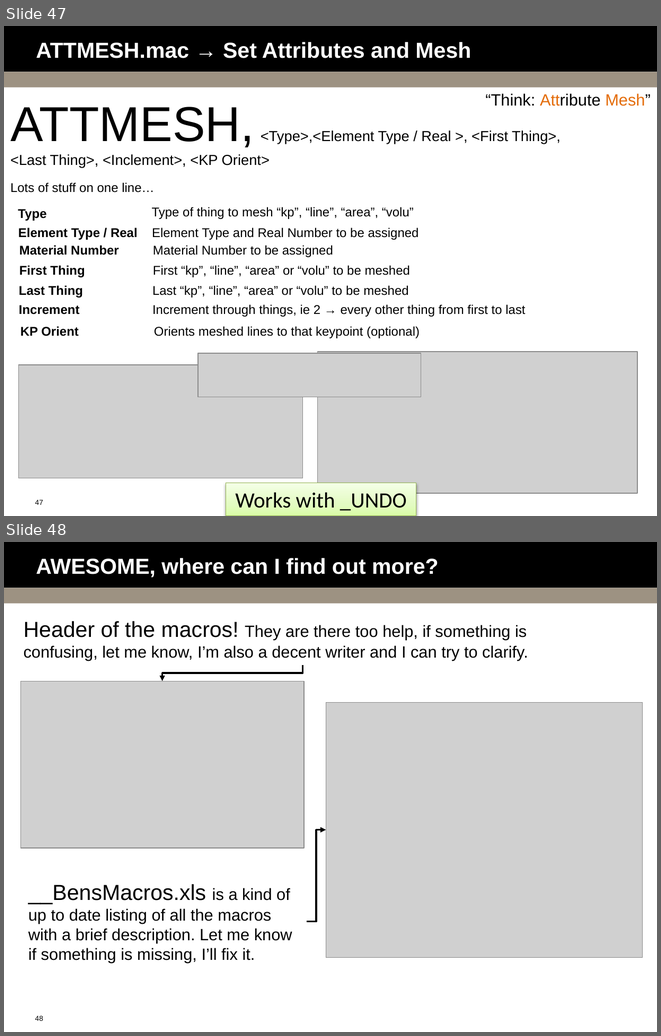
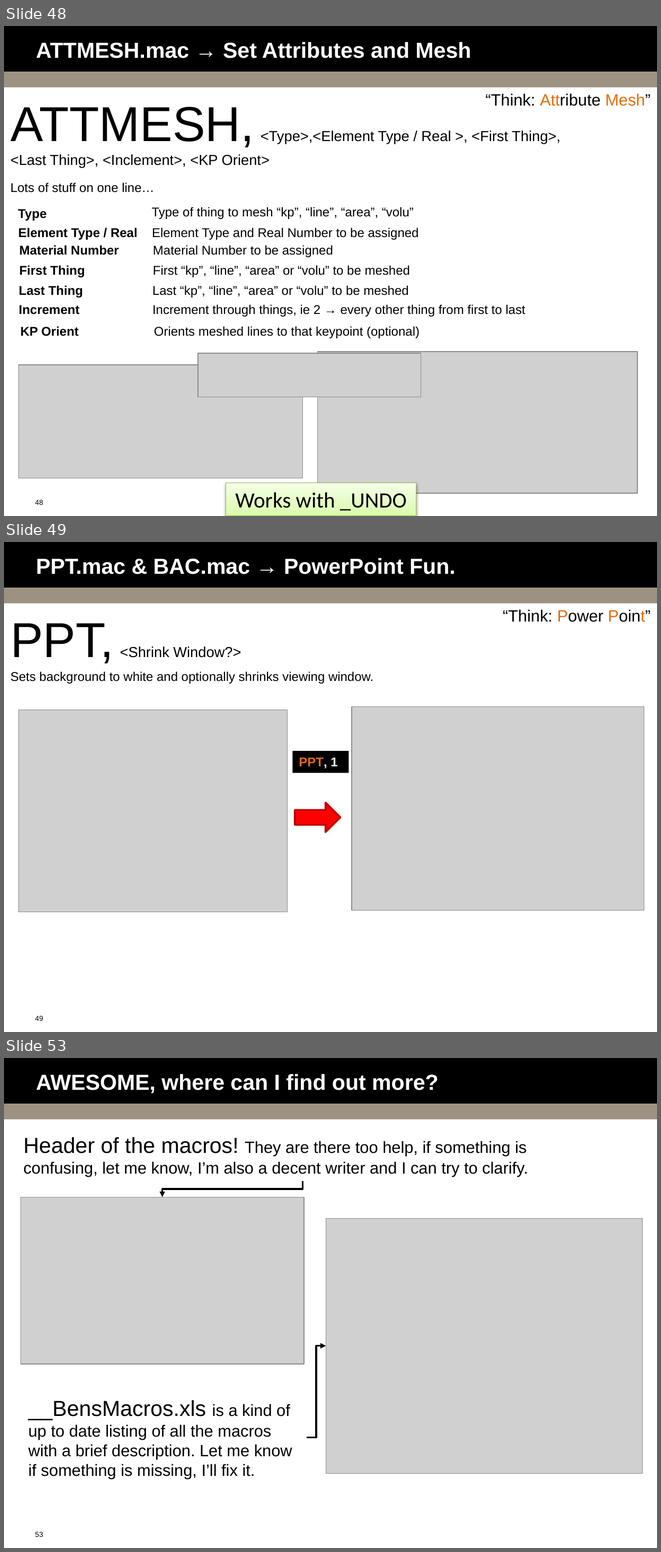
Before and after one commit to bguest/ansys-macros, a slide deck: Macro-Mania.pptx. Shown one above the other, each under a label of ours: slides 47 and 48 before the commit, slides 48, 49 and 53 after it; the slides between them are not shown. The pictures are 661x1036 and 661x1552 pixels, drawn with LibreOffice and Linux fonts; fonts in the diff are those of the drawing; grey boxes stand for pictures; background and template pictures are left out. Boxes give left, top, right and bottom in pixels: in the first picture for what was removed or moved away, otherwise in the second. Text is boxed around its words. In the diff, an @@ line names an element or a change of style, - is before the commit and + after.

```diff
--- a/Macro-Mania.pptx
+++ b/Macro-Mania.pptx
@@ slide 49 added at (4,542,657,1032), background #FFFFFF; not listed: 3 template elements that a slide beside it also shows @@
@@ title added at (36,558,456,574), 24 pt, text #FFFFFF, bold @@
+PPT.mac & BAC.mac → PowerPoint Fun.
@@ text added at (503,609,650,622), 18 pt, text #000000 @@
+“Think: Power Point”
@@ text added at (10,623,241,663), 16 pt, text #000000 @@
+PPT, <Shrink Window?>
@@ text added at (10,671,373,684), 14 pt, text #000000 @@
+Sets background to white and optionally shrinks viewing window.
@@ picture added at (18,710,288,911) @@
@@ picture added at (352,706,644,910) @@
@@ rectangle added at (293,751,348,773), fill #000000, 14 pt, text #E46C0A, bold @@
+PPT, 1
@@ right arrow added at (294,803,340,832), fill #FF0000, outline #C00000 2 pt @@
@@ what was slide 47 is now slide 48 @@
@@ page number at (35,499,43,505): text changed @@
-47
+48
@@ what was slide 48 is now slide 53 @@
@@ page number at (35,1531,43,1537): text changed @@
-48
+53
```
Also in this commit, not shown: 1 slide changed, 4 other slides added, 9 other files.
